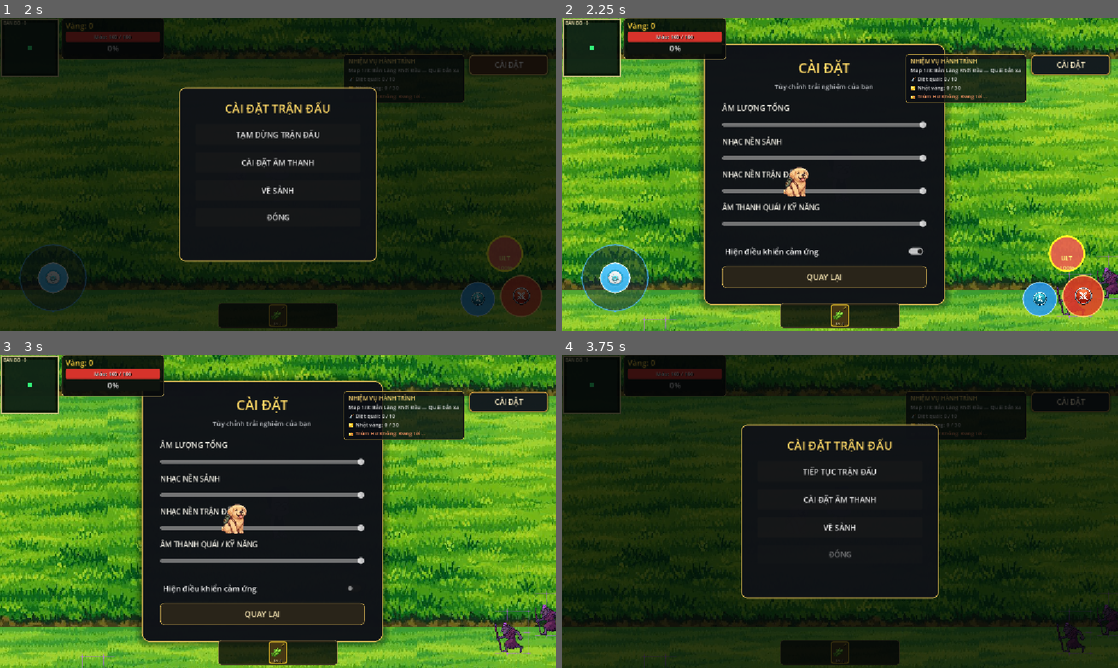
Above: before the commit, frames 1-4 (two rows, left to right).
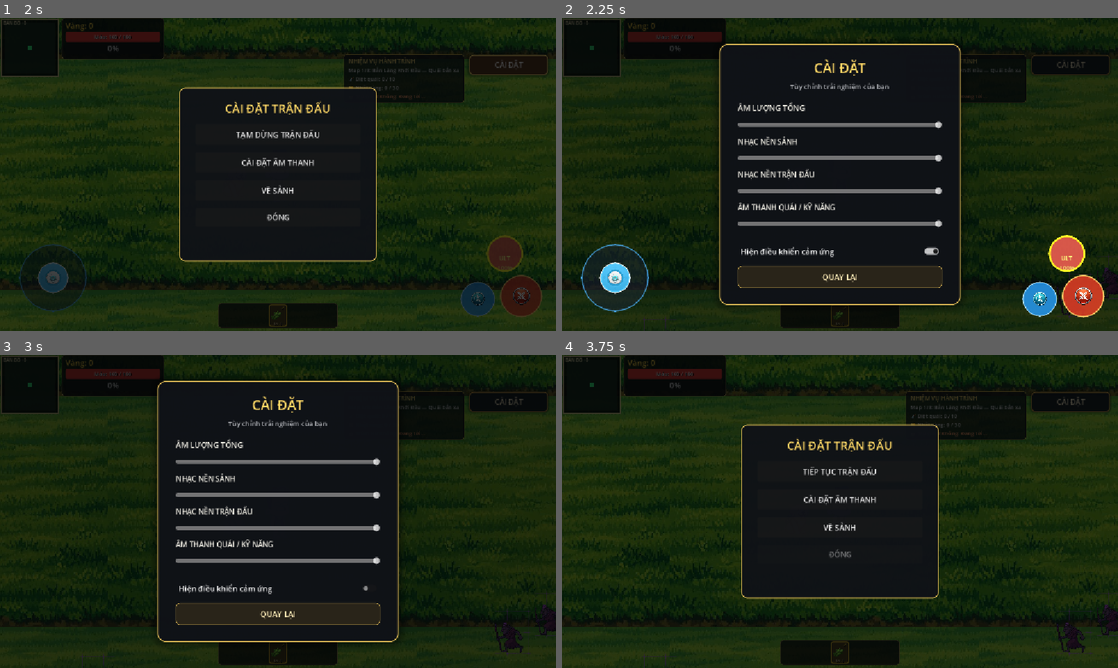
Above: after the commit, the same moments.

Repository: hoducvinhh/game2D
Game: Godot game, scene res://scenes/levels/main.tscn
Same seed, same stepped clock (60 frames per second), same inputs: the game is played once before the commit and once after it. This scene is started directly instead of the project's main scene.
Inputs (mouse positions are in pixels of both pictures, inside the frame that each line leads up to):
- Up to frame 1 (2 s): click (278, 315) at 0.5 s; click "CÀI ĐẶT" at 1.25 s
- Up to frame 2 (2.25 s): click "CÀI ĐẶT ÂM THANH" at 2 s
- Up to frame 3 (3 s): click "Hiện điều khiển cảm ứng" at 2.75 s
- Up to frame 4 (3.75 s): click "QUAY LẠI" at 3.5 s

Frame 1 is identical in both runs. In frame 2, 63% of the frame differs, in the area x 0-100%, y 0-100%; in frame 3, 65%; in frame 4, nothing differs.

Commit message:
feat: update audio management and player hit sound effects
- Changed lobby music from OGG to MP3 format for better quality.
- Added player hit sound effect with a cooldown to prevent spamming.
- Updated music context handling to support gameplay scenes.
- Integrated player hit sound playback in player and weapon scripts.
- Improved pause menu to ensure settings can only be opened from the gameplay canvas.
- Added new audio files for background music and player hit sound.

Diff:
--- a/scripts/audio_manager.gd
+++ b/scripts/audio_manager.gd
@@ -1,11 +1,14 @@
 extends Node
 
-const LOBBY_MUSIC: AudioStream = preload("res://assets/music/background_music.ogg")
+const LOBBY_MUSIC: AudioStream = preload("res://assets/music/background_loppy.mp3")
 const GAME_MUSIC: AudioStream = preload("res://assets/music/background_music.ogg")
+const PLAYER_HIT_SOUND: AudioStream = preload("res://assets/music/player_hit.mp3")
+const PLAYER_HIT_SOUND_INTERVAL_MS: int = 90
 
 var music_player: AudioStreamPlayer
 var current_music_context: StringName = &""
 var gameplay_paused: bool = false
+var last_player_hit_sound_ms: int = -PLAYER_HIT_SOUND_INTERVAL_MS
 
 func _ready() -> void:
 	process_mode = Node.PROCESS_MODE_ALWAYS
@@ -24,14 +27,20 @@
 	if not is_instance_valid(scene):
 		return
 
-	var is_gameplay := scene.scene_file_path == "res://scenes/levels/main.tscn"
+	var is_gameplay := scene.is_in_group("gameplay_scene") or scene.scene_file_path == "res://scenes/levels/main.tscn"
+	set_music_context(is_gameplay)
+
+func set_music_context(is_gameplay: bool) -> void:
 	var next_context: StringName = &"game" if is_gameplay else &"lobby"
-	if current_music_context == next_context and music_player.playing:
+	var next_stream: AudioStream = GAME_MUSIC if is_gameplay else LOBBY_MUSIC
+	var next_bus: StringName = &"BG_GAME" if is_gameplay else &"BG_LOBBY"
+	if current_music_context == next_context and music_player.playing and music_player.stream == next_stream and music_player.bus == next_bus:
 		return
 
 	current_music_context = next_context
-	music_player.stream = GAME_MUSIC if is_gameplay else LOBBY_MUSIC
-	music_player.bus = &"BG_GAME" if is_gameplay else &"BG_LOBBY"
+	music_player.stop()
+	music_player.stream = next_stream
+	music_player.bus = next_bus
 	music_player.stream_paused = is_gameplay and gameplay_paused
 	music_player.play()
 
@@ -53,3 +62,10 @@
 	add_child(player)
 	player.finished.connect(player.queue_free)
 	player.play()
+
+func play_player_hit_sound() -> void:
+	var now_ms := Time.get_ticks_msec()
+	if now_ms - last_player_hit_sound_ms < PLAYER_HIT_SOUND_INTERVAL_MS:
+		return
+	last_player_hit_sound_ms = now_ms
+	play_sound(PLAYER_HIT_SOUND)
--- a/scripts/characters/player.gd
+++ b/scripts/characters/player.gd
@@ -31,7 +31,6 @@
 const ULTIMATE_BULLET_INTERVAL: float = 0.25
 const ULTIMATE_BULLETS_PER_VOLLEY: int = 8
 const SUGARCANE_BULLET_SCENE: PackedScene = preload("res://scenes/weapon/sugarcane_attack.tscn")
-
 signal exp_changed(current_exp: int, max_exp: int)
 signal player_leveled_up(current_level: int)
 signal weapons_changed
@@ -184,8 +183,10 @@
 					if "velocity" in enemy:
 						enemy.velocity += last_facing_dir * 260.0
 
-	if hit_count > 0 and touch_controls:
-		touch_controls.add_rage(hit_count * 3.0)
+	if hit_count > 0:
+		AudioManager.play_player_hit_sound()
+		if touch_controls:
+			touch_controls.add_rage(hit_count * 3.0)
 
 func select_weapon(weapon_id: String) -> void:
 	if weapon_id.is_empty():
--- a/scripts/levels/main.gd
+++ b/scripts/levels/main.gd
@@ -23,6 +23,8 @@
 ]
 
 func _ready() -> void:
+	add_to_group("gameplay_scene")
+	AudioManager.set_music_context(true)
 	_apply_selected_map()
 	_update_gold_label(GameData.gold)
 	GameData.gold_changed.connect(_update_gold_label)
--- a/scripts/ui/pause_menu.gd
+++ b/scripts/ui/pause_menu.gd
@@ -82,7 +82,12 @@
 	GameData.settings_return_scene = ""
 	var settings: Node = load("res://scenes/ui/settings.tscn").instantiate()
 	settings.process_mode = Node.PROCESS_MODE_ALWAYS
-	get_tree().current_scene.add_child(settings)
+	var game_canvas := get_tree().current_scene.get_node_or_null("CanvasLayer")
+	if not game_canvas:
+		push_error("Cannot open settings: the gameplay CanvasLayer was not found.")
+		show()
+		return
+	game_canvas.add_child(settings)
 
 func _on_menu_pressed() -> void:
 	get_tree().paused = false
--- a/scripts/weapon/bat.gd
+++ b/scripts/weapon/bat.gd
@@ -78,6 +78,7 @@
 	if body.is_in_group("enemies") and body.has_method("take_damage"):
 		var multiplier: float = player.get_damage_multiplier() if is_instance_valid(player) and player.has_method("get_damage_multiplier") else 1.0
 		body.take_damage(roundi(damage * multiplier))
+		AudioManager.play_player_hit_sound()
 		print("Đã gây ", damage, " sát thương lên quái: ", body.name)
 
 func upgrade() -> void:
--- a/scripts/weapon/sugarcane_attack.gd
+++ b/scripts/weapon/sugarcane_attack.gd
@@ -15,6 +15,7 @@
 	if body.is_in_group("enemies"):
 		if body.has_method("take_damage"):
 			body.take_damage(damage)
+			AudioManager.play_player_hit_sound()
 		queue_free()
 
 func _on_visible_on_screen_notifier_2d_screen_exited() -> void:
Not shown, added: assets/music/background_loppy.mp3.import
Not shown, added: assets/music/player_hit.mp3.import
Not shown, added: assets/music/background_loppy.mp3
Not shown, added: assets/music/player_hit.mp3
